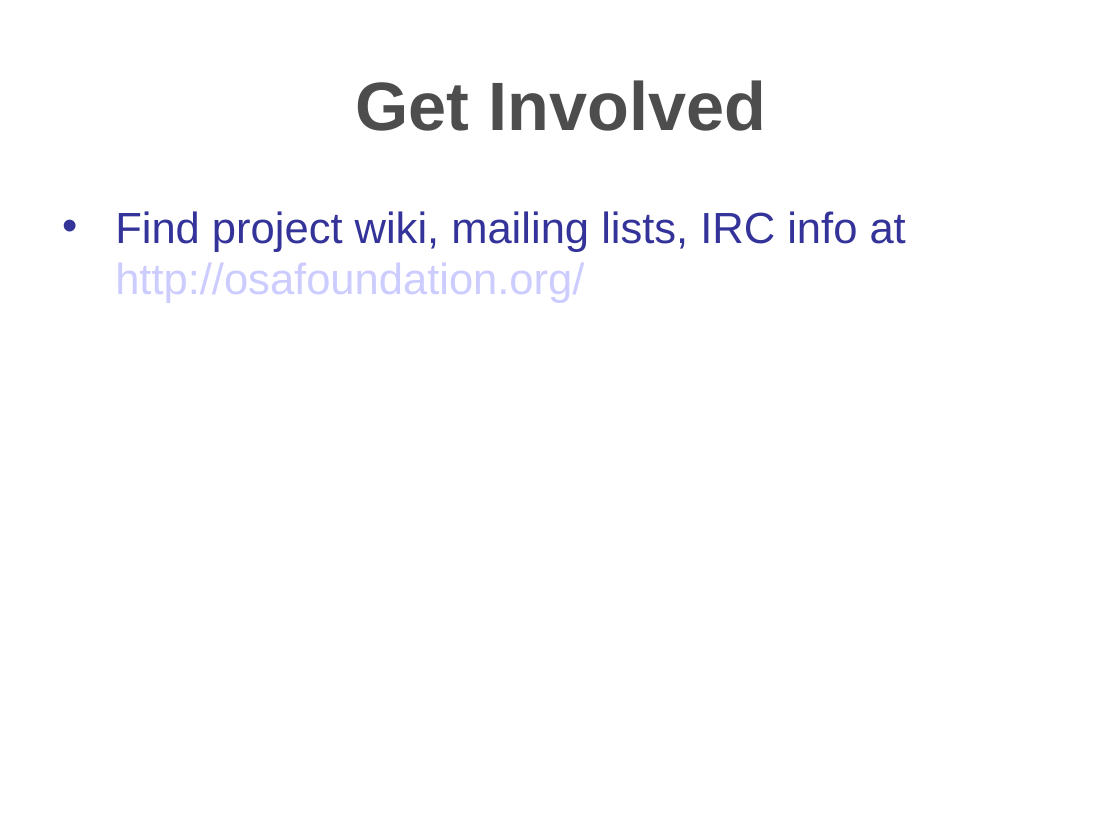
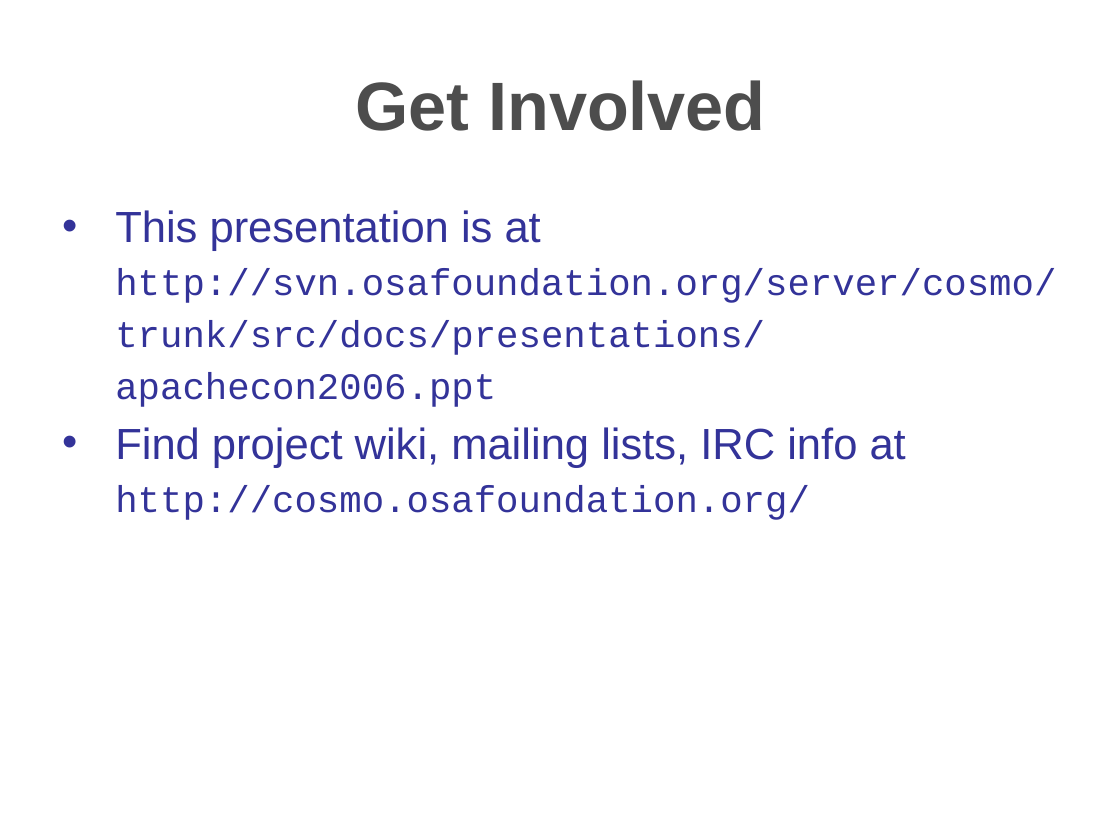
Before and after one commit to travis/cosmo, a slide deck: slide 29 of src/docs/presentations/apachecon2006.ppt. Drawn at 1120x840 pixels with LibreOffice and Linux fonts; fonts in the diff are those of the drawing; background and template pictures are left out. Boxes give left, top, right and bottom in pixels: in the first picture for what was removed or moved away, otherwise in the second. Text is boxed around its words. In the diff, an @@ line names an element or a change of style, - is before the commit and + after.

```diff
--- a/src/docs/presentations/apachecon2006.ppt
+++ b/src/docs/presentations/apachecon2006.ppt
@@ text at box(115, 210, 1056, 520): text changed; size 28 to 24 pt; font Arial to Courier New @@
-• Find project wiki, mailing lists, IRC info at http://osafoundation.org/
+• This presentation is at http://svn.osafoundation.org/server/cosmo/trunk/src/docs/presentations/apachecon2006.ppt
+• Find project wiki, mailing lists, IRC info at http://cosmo.osafoundation.org/
```
Also in this commit, not shown: 23 other slides changed, 5 slides added, 5 slides removed.
